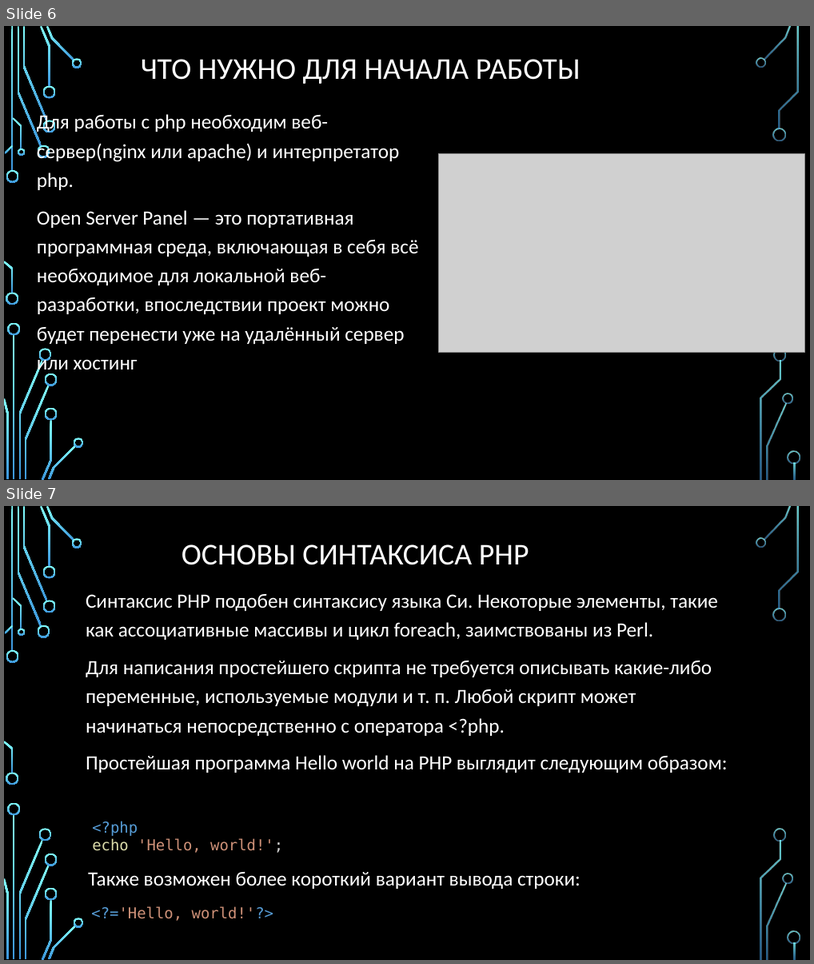
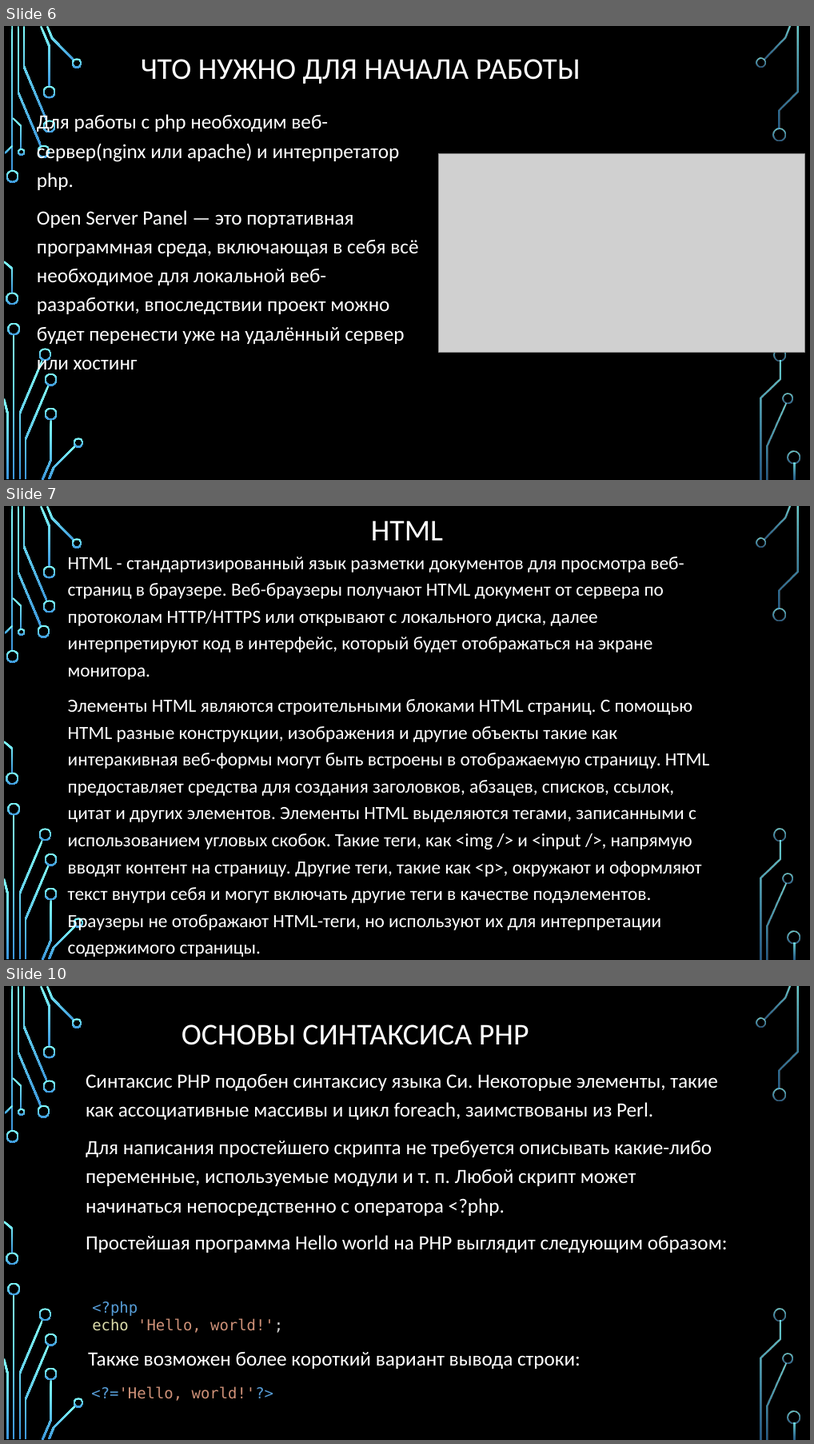
Before and after one commit to Chezemy/Panyushkin_Pavel_195, a slide deck: PHP/Веб-разработка с помощью PHP.pptx. Shown one above the other, each under a label of ours: slides 6 and 7 before the commit, slides 6, 7 and 10 after it; the slides between them are not shown. The pictures are 814x964 and 814x1444 pixels, drawn with LibreOffice and Linux fonts; fonts in the diff are those of the drawing; grey boxes stand for pictures; background and template pictures are left out. Boxes give left, top, right and bottom in pixels: in the first picture for what was removed or moved away, otherwise in the second. Text is boxed around its words. In the diff, an @@ line names an element or a change of style, - is before the commit and + after.

```diff
--- a/PHP/Веб-разработка с помощью PHP.pptx
+++ b/PHP/Веб-разработка с помощью PHP.pptx
@@ slide 7 added at [4, 506, 810, 960], background picture (left out); not listed: 36 template elements that a slide beside it also shows @@
@@ title added at [371, 520, 443, 540], 36 pt, text #FFFFFF @@
+HTML
@@ text added at [68, 556, 710, 956], 22.2 pt, text #FFFFFF @@
+HTML - стандартизированный язык разметки документов для просмотра веб-страниц в браузере. Веб-браузеры получают HTML документ от сервера по протоколам HTTP/HTTPS или открывают с локального диска, далее интерпретируют код в интерфейс, который будет отображаться на экране монитора.
+Элементы HTML являются строительными блоками HTML страниц. С помощью HTML разные конструкции, изображения и другие объекты такие как интеракивная веб-формы могут быть встроены в отображаемую страницу. HTML предоставляет средства для создания заголовков, абзацев, списков, ссылок, цитат и других элементов. Элементы HTML выделяются тегами, записанными с использованием угловых скобок. Такие теги, как <img /> и <input />, напрямую вводят контент на страницу. Другие теги, такие как <p>, окружают и оформляют текст внутри себя и могут включать другие теги в качестве подэлементов. Браузеры не отображают HTML-теги, но используют их для интерпретации содержимого страницы.
@@ what was slide 7 is now slide 10 @@
```
Also in this commit, not shown: 4 other slides added, 9 other files.
